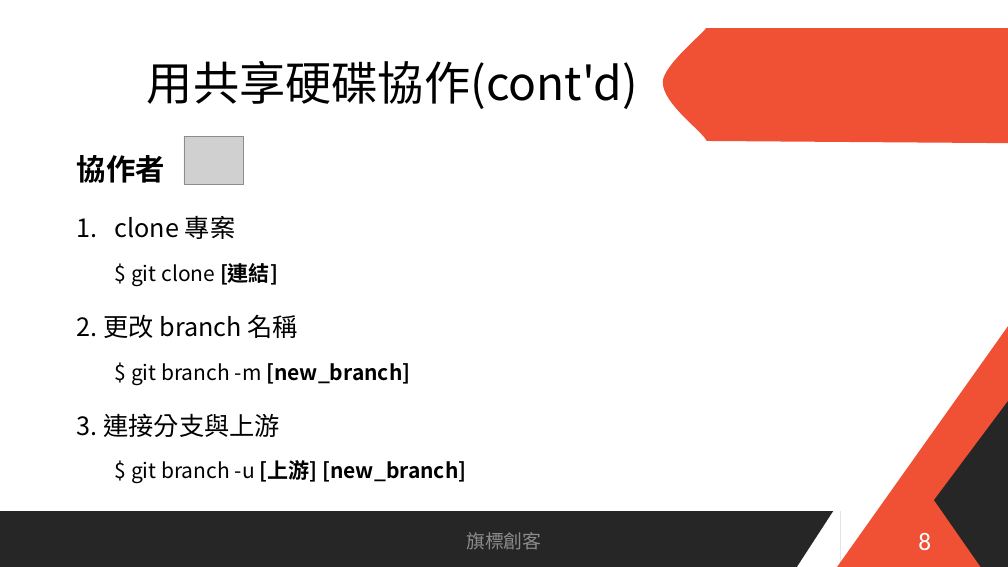
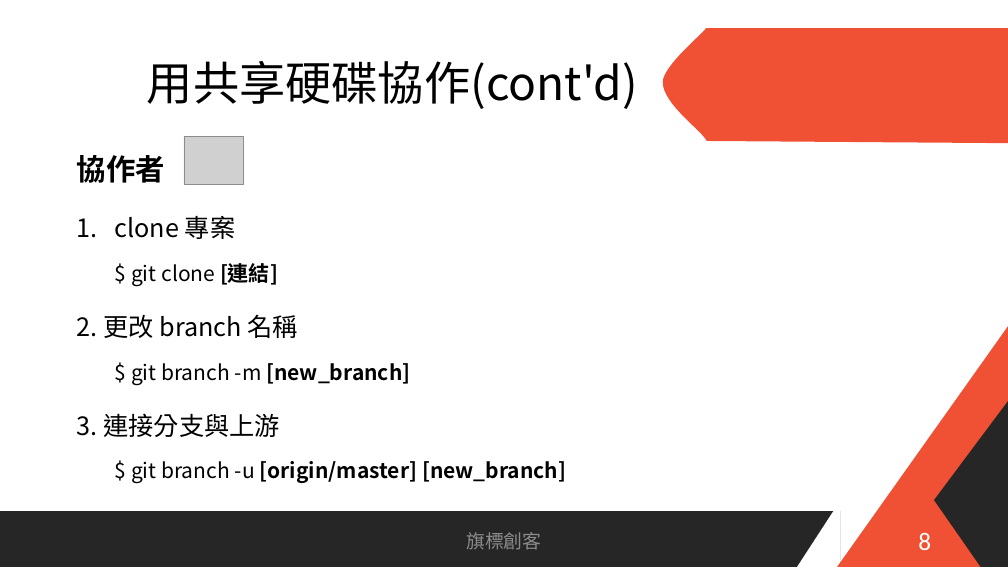
Before and after one commit to samson6460/GIT_intro, a slide deck: slide 8 of 300分鐘學GIT2.pptx. Drawn at 1008x567 pixels with LibreOffice and Linux fonts; fonts in the diff are those of the drawing; grey boxes stand for pictures; background and template pictures are left out. Boxes give left, top, right and bottom in pixels: in the first picture for what was removed or moved away, otherwise in the second. Text is boxed around its words. In the diff, an @@ line names an element or a change of style, - is before the commit and + after.

```diff
--- a/300分鐘學GIT2.pptx
+++ b/300分鐘學GIT2.pptx
@@ text at (131, 461, 566, 484): text changed @@
-  $ git branch -u [上游] [new_branch]
+  $ git branch -u [origin/master] [new_branch]
```
Also in this commit, not shown: 1 other slide changed.
